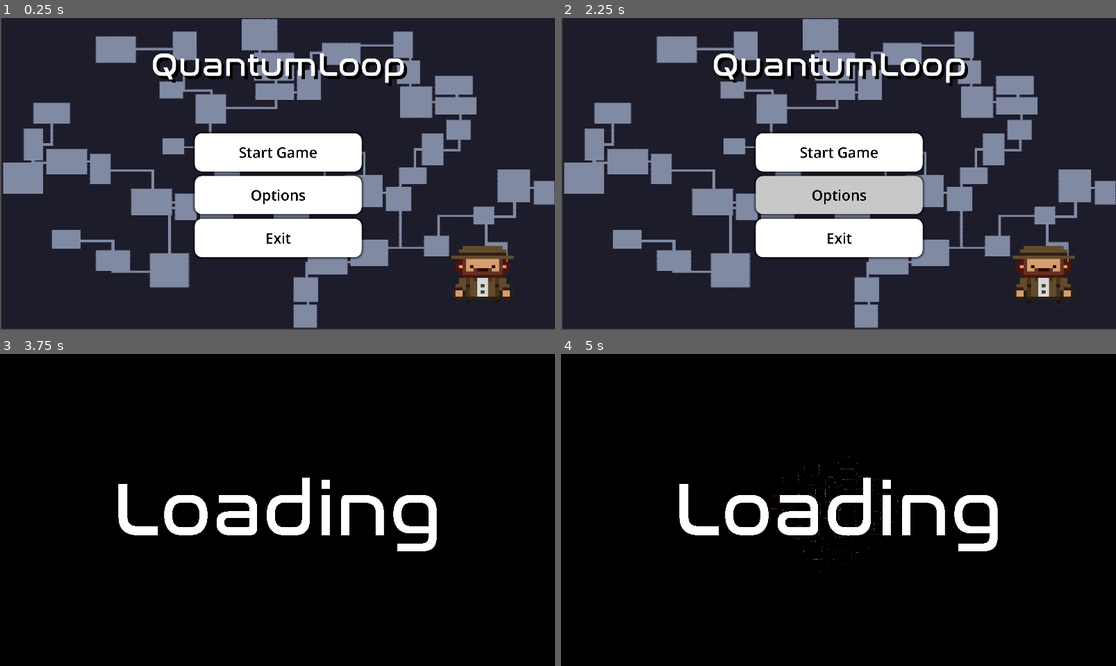
Above: before the commit, frames 1-4 (two rows, left to right).
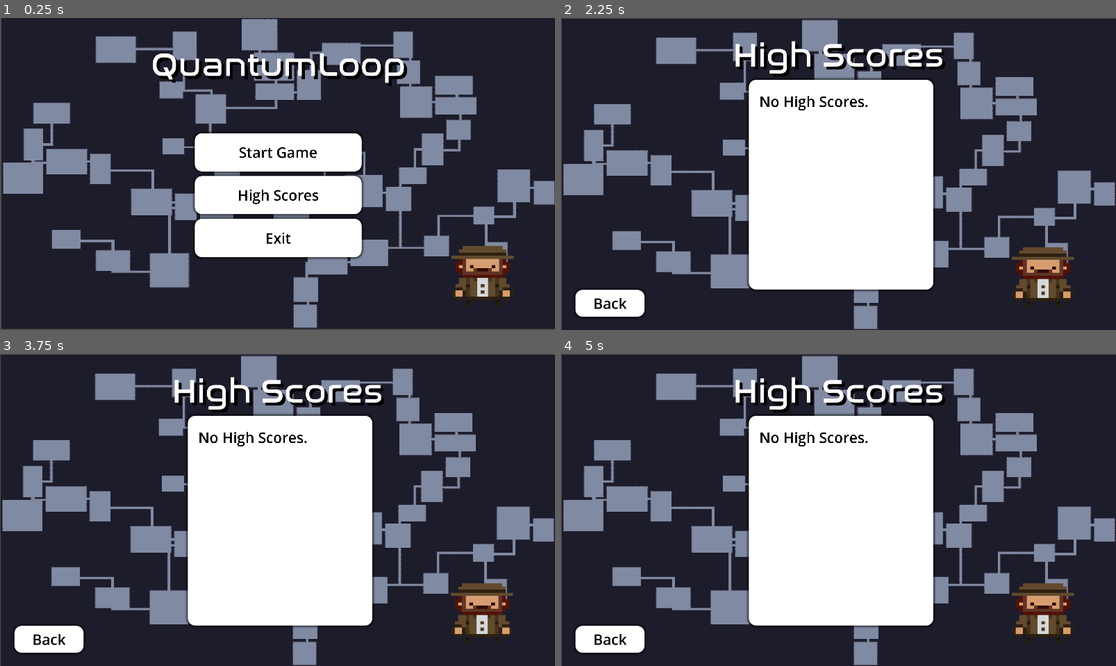
Above: after the commit, the same moments.

Repository: THenriques02/QuantumLoop
Game: Godot game, scene res://Scenes/UI/main_menu.tscn
The game is run twice, just before and just after one commit, with the same random seed, the same clock (stepped at 60 frames per second) and the same inputs.
Inputs (mouse positions are in pixels of both pictures, inside the frame that each line leads up to):
- Up to frame 1 (0.25 s): no input
- Up to frame 2 (2.25 s): click (838, 195) at 0.5 s, where only the run before the commit has a clickable "Options"; click (610, 301) at 1.25 s, where only the run after the commit has a clickable "Back"; click (838, 195) at 2 s, where only the run after the commit has a clickable "High Scores"
- Up to frame 3 (3.75 s): click (277, 519) at 2.77 s; click (277, 488) at 3.5 s, where only the run before the commit has a clickable "Start Game"
- Up to frame 4 (5 s): tap Enter (ui_accept) at 4.25, 4.52, 4.55, 4.82 s; move the mouse to (960, 494) at 4.27 s; hold D (right) from 4.28 s (still down); hold Q (heal) from 4.28 s (still down); click (960, 494) at 4.42 s

The runs differ from the first frame. In frame 1, 0.3% of the frame differs, in the area x 43-58%, y 55-60%; in frame 2, 24%; in frame 3, 97%, in the area x 0-100%, y 0-100%; in frame 4, 97%.
Error before the commit: Invalid access to property or key 'position' on a base object of type 'Nil'. (res://Scripts/Main/main.gd:116)

Commit message:
added option to see high scores

Diff:
--- a/Scenes/Enemies/boss_knight.tscn
+++ b/Scenes/Enemies/boss_knight.tscn
@@ -120,6 +120,8 @@
 collision_layer = 4
 collision_mask = 21
 script = ExtResource("1_fddkl")
+move_speed = 100.0
+detection_radius = 500.0
 
 [node name="Sprite2D" type="Sprite2D" parent="."]
 position = Vector2(0, -12)
@@ -162,7 +164,7 @@
 
 [node name="attack_component" parent="." instance=ExtResource("9_kwe5v")]
 collision_layer = 8
-attack_damage = 50.0
+attack_damage = 95.0
 
 [node name="CollisionShape2D" type="CollisionShape2D" parent="attack_component"]
 position = Vector2(0, -9)
--- /dev/null
+++ b/Scenes/UI/High_scores.tscn
@@ -0,0 +1,156 @@
+[gd_scene load_steps=12 format=3 uid="uid://cfr5qqtavfvug"]
+
+[ext_resource type="Texture2D" uid="uid://dmsgud011qya2" path="res://Assets/UI/main_menu_image.png" id="1_1oisp"]
+[ext_resource type="Script" uid="uid://b0pq385r3y16k" path="res://Scripts/UI/high_scores.gd" id="1_506ka"]
+[ext_resource type="Texture2D" uid="uid://br4o7bpql2gwl" path="res://Assets/Player/player - Copy.png" id="2_506ka"]
+[ext_resource type="AudioStream" uid="uid://cw7ckhp8gs32w" path="res://Assets/Music/MenuMusic.wav" id="3_jg8n4"]
+[ext_resource type="FontFile" uid="uid://n3al8dqosow8" path="res://Assets/Dungeon/Nasalization Rg.otf" id="5_jg8n4"]
+
+[sub_resource type="StyleBoxTexture" id="StyleBoxTexture_2fjp3"]
+texture = ExtResource("1_1oisp")
+
+[sub_resource type="StyleBoxTexture" id="StyleBoxTexture_3o4dp"]
+texture = ExtResource("2_506ka")
+
+[sub_resource type="StyleBoxEmpty" id="StyleBoxEmpty_jg8n4"]
+
+[sub_resource type="StyleBoxFlat" id="StyleBoxFlat_2fjp3"]
+bg_color = Color(1, 1, 1, 1)
+corner_radius_top_left = 25
+corner_radius_top_right = 25
+corner_radius_bottom_right = 25
+corner_radius_bottom_left = 25
+shadow_size = 10
+
+[sub_resource type="StyleBoxFlat" id="StyleBoxFlat_3o4dp"]
+bg_color = Color(1, 1, 1, 1)
+corner_radius_top_left = 25
+corner_radius_top_right = 25
+corner_radius_bottom_right = 25
+corner_radius_bottom_left = 25
+shadow_size = 10
+
+[sub_resource type="StyleBoxFlat" id="StyleBoxFlat_wgd2m"]
+bg_color = Color(1, 1, 1, 1)
+corner_radius_top_left = 25
+corner_radius_top_right = 25
+corner_radius_bottom_right = 25
+corner_radius_bottom_left = 25
+shadow_size = 10
+
+[node name="HighScores" type="Control"]
+layout_mode = 3
+anchors_preset = 15
+anchor_right = 1.0
+anchor_bottom = 1.0
+grow_horizontal = 2
+grow_vertical = 2
+script = ExtResource("1_506ka")
+
+[node name="Panel" type="Panel" parent="."]
+layout_mode = 1
+anchors_preset = 15
+anchor_right = 1.0
+anchor_bottom = 1.0
+grow_horizontal = 2
+grow_vertical = 2
+theme_override_styles/panel = SubResource("StyleBoxTexture_2fjp3")
+
+[node name="Panel2" type="Panel" parent="."]
+layout_mode = 0
+offset_left = 1535.0
+offset_top = 750.0
+offset_right = 1813.0
+offset_bottom = 1013.0
+theme_override_styles/panel = SubResource("StyleBoxTexture_3o4dp")
+
+[node name="MenuMusic" type="AudioStreamPlayer2D" parent="."]
+stream = ExtResource("3_jg8n4")
+volume_db = 5.0
+autoplay = true
+bus = &"Music"
+
+[node name="Label" type="Label" parent="."]
+layout_mode = 1
+anchors_preset = 8
+anchor_left = 0.5
+anchor_top = 0.5
+anchor_right = 0.5
+anchor_bottom = 0.5
+offset_left = -440.5
+offset_top = -501.0
+offset_right = 440.5
+offset_bottom = -319.0
+grow_horizontal = 2
+grow_vertical = 2
+theme_override_colors/font_shadow_color = Color(0, 0, 0, 1)
+theme_override_constants/shadow_offset_x = 10
+theme_override_constants/shadow_offset_y = 10
+theme_override_fonts/font = ExtResource("5_jg8n4")
+theme_override_font_sizes/font_size = 115
+text = "High Scores"
+horizontal_alignment = 1
+vertical_alignment = 1
+
+[node name="back" type="Button" parent="."]
+offset_left = 50.0
+offset_top = 941.0
+offset_right = 289.0
+offset_bottom = 1034.0
+size_flags_vertical = 3
+theme_override_colors/font_hover_pressed_color = Color(0, 0, 0, 1)
+theme_override_colors/font_hover_color = Color(0, 0, 0, 1)
+theme_override_colors/icon_pressed_color = Color(0, 0, 0, 1)
+theme_override_colors/font_color = Color(0, 0, 0, 1)
+theme_override_colors/font_pressed_color = Color(0, 0, 0, 1)
+theme_override_font_sizes/font_size = 50
+theme_override_styles/focus = SubResource("StyleBoxEmpty_jg8n4")
+theme_override_styles/hover = SubResource("StyleBoxFlat_2fjp3")
+theme_override_styles/pressed = SubResource("StyleBoxFlat_3o4dp")
+theme_override_styles/normal = SubResource("StyleBoxFlat_wgd2m")
+text = "Back
+"
+
+[node name="Background" type="Button" parent="."]
+layout_mode = 1
+anchors_preset = 8
+anchor_left = 0.5
+anchor_top = 0.5
+anchor_right = 0.5
+anchor_bottom = 0.5
+offset_left = -310.0
+offset_top = -326.0
+offset_right = 328.0
+offset_bottom = 400.0
+grow_horizontal = 2
+grow_vertical = 2
+size_flags_vertical = 3
+theme_override_colors/font_color = Color(0, 0, 0, 1)
+theme_override_colors/font_pressed_color = Color(0, 0, 0, 1)
+theme_override_font_sizes/font_size = 50
+theme_override_styles/focus = SubResource("StyleBoxEmpty_jg8n4")
+theme_override_styles/hover = SubResource("StyleBoxFlat_2fjp3")
+theme_override_styles/pressed = SubResource("StyleBoxFlat_3o4dp")
+theme_override_styles/normal = SubResource("StyleBoxFlat_wgd2m")
+text = "
+"
+
+[node name="Scores" type="Label" parent="."]
+layout_mode = 1
+anchors_preset = 8
+anchor_left = 0.5
+anchor_top = 0.5
+anchor_right = 0.5
+anchor_bottom = 0.5
+offset_left = -274.0
+offset_top = -286.0
+offset_right = 290.0
+offset_bottom = 362.0
+grow_horizontal = 2
+grow_vertical = 2
+theme_override_colors/font_color = Color(0, 0, 0, 1)
+theme_override_font_sizes/font_size = 50
+clip_text = true
+text_overrun_behavior = 1
+
+[connection signal="pressed" from="back" to="." method="_on_back_pressed"]
--- a/Scenes/UI/main_menu.tscn
+++ b/Scenes/UI/main_menu.tscn
@@ -98,7 +98,7 @@
 theme_override_styles/normal = SubResource("StyleBoxFlat_36iwh")
 text = "Start Game"
 
-[node name="options" type="Button" parent="VBoxContainer"]
+[node name="high_scores" type="Button" parent="VBoxContainer"]
 layout_mode = 2
 size_flags_vertical = 3
 theme_override_colors/font_hover_pressed_color = Color(0, 0, 0, 1)
@@ -111,7 +111,7 @@
 theme_override_styles/hover = SubResource("StyleBoxFlat_i2xx2")
 theme_override_styles/pressed = SubResource("StyleBoxFlat_o14dv")
 theme_override_styles/normal = SubResource("StyleBoxFlat_36iwh")
-text = "Options
+text = "High Scores
 "
 
 [node name="exit" type="Button" parent="VBoxContainer"]
@@ -159,5 +159,5 @@
 bus = &"Music"
 
 [connection signal="pressed" from="VBoxContainer/start" to="." method="_on_start_pressed"]
-[connection signal="pressed" from="VBoxContainer/options" to="." method="_on_options_pressed"]
+[connection signal="pressed" from="VBoxContainer/high_scores" to="." method="_on_high_scores_pressed"]
 [connection signal="pressed" from="VBoxContainer/exit" to="." method="_on_exit_pressed"]
--- a/Scripts/Main/main.gd
+++ b/Scripts/Main/main.gd
@@ -44,6 +44,7 @@
 var end_room = null
 var play_mode = false
 var player = null
+var map_completed = false
 
 var difficulty_modifier = 0
 var era = 0
@@ -64,6 +65,8 @@
 
 var high_score = 0
 signal high_score_changed(new_value: int)
+const savefile = "user://savefile.save"
+var save_name = "Miguel"
 
 func _ready():
 	randomize()
@@ -96,17 +99,23 @@
 """
 func _input(event):
 	if event.is_action_pressed("ui_page_down") and player:
+		map_completed = false
 		_show_death_ui()
 		player_died()
 
 	if event.is_action_pressed("ui_page_up") and player:
+		map_completed = false
 		_show_survive_ui()
 		player_passed()
 
 	if event.is_action_pressed('ui_cancel'):
+		save_score()
 		get_tree().quit()
 
 	if event.is_action_pressed('ui_accept'):
+		if play_mode or !map_completed:
+			return
+
 		spawn_enemies()
 		spawn_objects()
 		spawn_corpses()
@@ -136,10 +145,12 @@
 		play_mode = true
 
 func i_died():
+	map_completed = false
 	_show_death_ui()
 	player_died()
 
 func boss_died():
+	map_completed = false
 	_show_survive_ui()
 	player_passed()
 
@@ -354,6 +365,7 @@
 	$Background.visible = false
 	$Maintext.visible = false
 	$Subtext.visible = false
+	map_completed = true
 
 func carve_path(pos1, pos2):
 	# Carve a path between 2 points
@@ -616,3 +628,30 @@
 func player_killed_score():
 	high_score -= 1000
 	emit_signal("high_score_changed", high_score)
+
+func save_score():
+	var scores = load_scores()  # Load existing scores
+	scores.append([save_name, high_score])  # Add the new one
+
+	var file = FileAccess.open(savefile, FileAccess.WRITE)
+	if file:
+		file.store_var(scores)
+		file.close()
+
+func load_scores() -> Array:
+	if not FileAccess.file_exists(savefile):
+		return []
+
+	var file = FileAccess.open(savefile, FileAccess.READ)
+	if file == null:
+		push_error("Failed to open save file.")
+		return []
+
+	var scores = file.get_var()
+	file.close()
+
+	# Make sure it's a valid list of scores
+	if scores is Array:
+		return scores
+	else:
+		return []
--- /dev/null
+++ b/Scripts/UI/high_scores.gd
@@ -0,0 +1,48 @@
+extends Control
+
+const savefile = "user://savefile.save"
+
+func _ready():
+	display_top_scores()
+
+
+func load_scores() -> Array:
+	if not FileAccess.file_exists(savefile):
+		return []
+
+	var file = FileAccess.open(savefile, FileAccess.READ)
+	if file == null:
+		push_error("Failed to open save file.")
+		return []
+
+	var scores = file.get_var()
+	file.close()
+
+	# Make sure it's a valid list of scores
+	if scores is Array:
+		return scores
+	else:
+		return []
+
+func display_top_scores():
+	var scores = load_scores()
+	print(scores)
+
+	# Sort scores by score value in descending order
+	if scores.is_empty():
+		$Scores.text = "No High Scores."
+		return
+
+	if scores.size() > 1:
+		scores.sort_custom(func(a, b): return a[1] > b[1])
+
+	var output_text = ""
+	for i in range(min(10, scores.size())):
+		var entry = scores[i]
+		output_text += "%s: %d\n" % [entry[0], entry[1]]
+
+	$Scores.text = output_text
+
+func _on_back_pressed() -> void:
+	var loading_scene = load("res://Scenes/UI/main_menu.tscn")
+	get_tree().change_scene_to_packed(loading_scene)
--- a/Scripts/UI/main_menu.gd
+++ b/Scripts/UI/main_menu.gd
@@ -4,8 +4,9 @@
 	var loading_scene = load("res://Scenes/Main/main.tscn")
 	get_tree().change_scene_to_packed(loading_scene)
 
-func _on_options_pressed() -> void:
-	print("options pressed")
+func _on_high_scores_pressed() -> void:
+	var loading_scene = load("res://Scenes/UI/High_scores.tscn")
+	get_tree().change_scene_to_packed(loading_scene)
 
 func _on_exit_pressed() -> void:
 	get_tree().quit()
Not shown, changed: Assets/Music/BackgroundMusic.wav.import
Not shown, changed: Assets/Music/BossMusic.wav.import
Not shown, changed: Assets/Music/MenuMusic.wav.import
Not shown, added: Scripts/UI/high_scores.gd.uid
